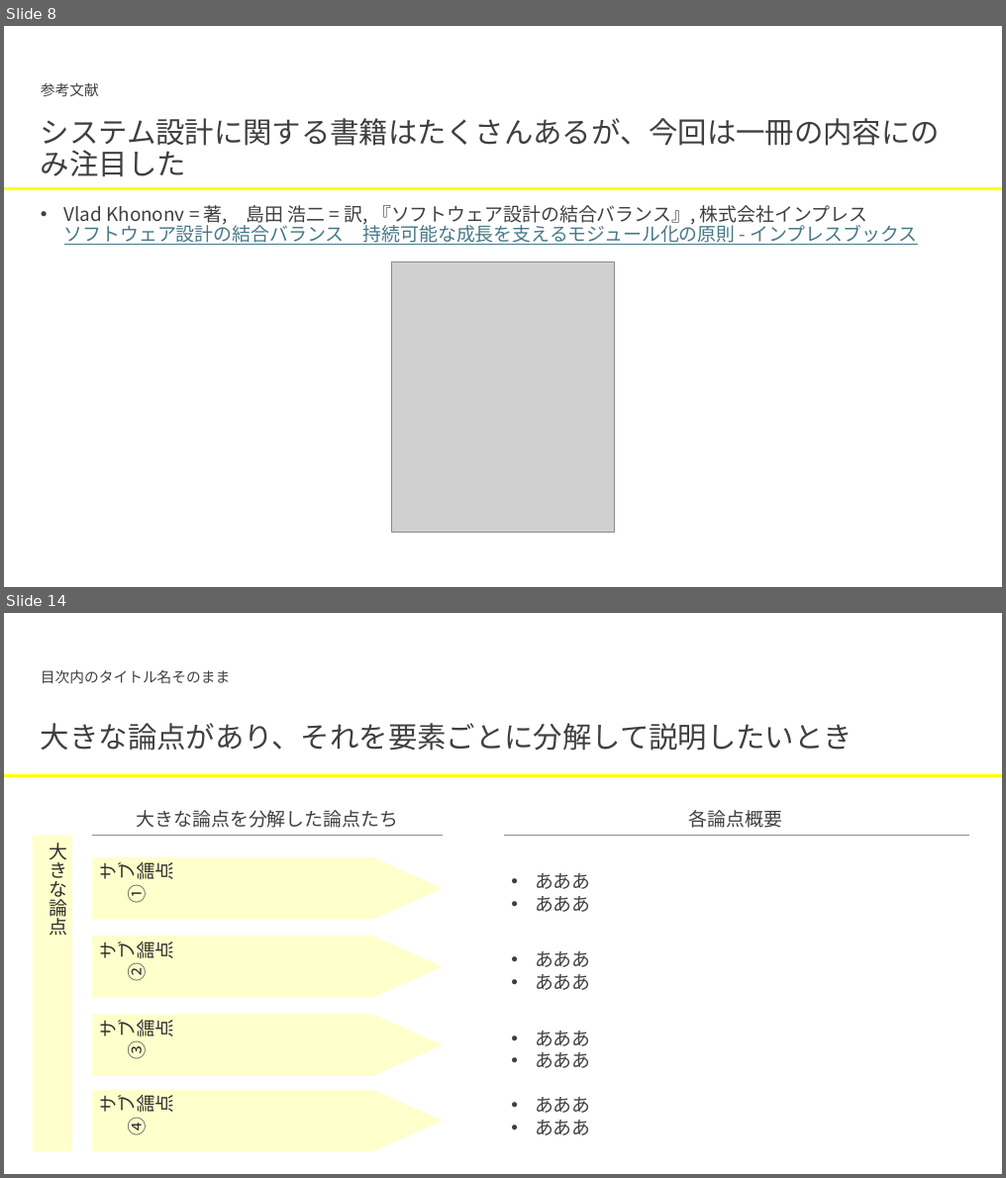
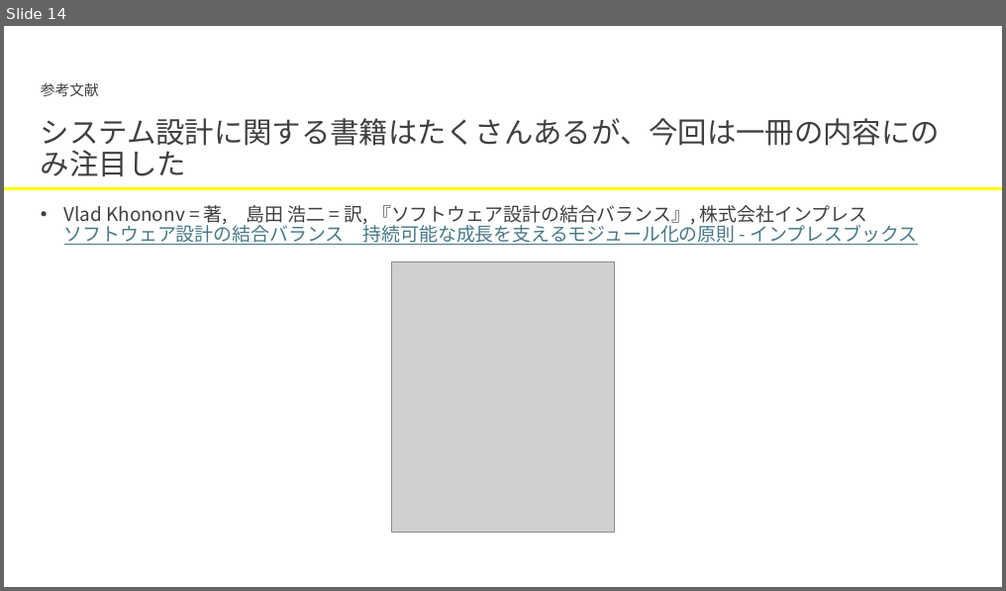
Before and after one commit to hiroki-pixel/tech_it_output_for_LT, a slide deck: Design/複雑性_5分類とそれぞれで可能な対処について.pptx. Shown one above the other, each under a label of ours: slides 8 and 14 before the commit, slide 14 after it; the slides between them are not shown. The pictures are 1006x1178 and 1006x591 pixels, drawn with LibreOffice and Linux fonts; fonts in the diff are those of the drawing; grey boxes stand for pictures. Boxes give left, top, right and bottom in pixels: in the first picture for what was removed or moved away, otherwise in the second. Text is boxed around its words. In the diff, an @@ line names an element or a change of style, - is before the commit and + after.

```diff
--- a/Design/複雑性_5分類とそれぞれで可能な対処について.pptx
+++ b/Design/複雑性_5分類とそれぞれで可能な対処について.pptx
@@ slide 14 removed at [4,613,1002,1174], background #FFFFFF @@
@@ text removed at [41,669,230,683] @@
-目次内のタイトル名そのまま
@@ text removed at [41,723,852,751] @@
-大きな論点があり、それを要素ごとに分解して説明したいとき
@@ line removed from (4, 776) to (1002, 776) @@
@@ text removed at [137,810,399,828] @@
-大きな論点を分解した論点たち
@@ text removed at [689,810,782,828] @@
-各論点概要
@@ rectangle removed at [33,836,72,1152] @@
-大きな論点
@@ line removed from (92, 836) to (443, 836) @@
@@ line removed from (504, 836) to (969, 836) @@
@@ flow chart offpage connector removed at [91,858,443,920] @@
-サブ論点
-①
@@ text removed at [535,873,591,912] @@
-• あああ
-• あああ
@@ flow chart offpage connector removed at [91,936,443,998] @@
-サブ論点
-②
@@ text removed at [535,952,591,990] @@
-• あああ
-• あああ
@@ flow chart offpage connector removed at [91,1014,443,1076] @@
-サブ論点
-③
@@ text removed at [535,1031,591,1068] @@
-• あああ
-• あああ
@@ flow chart offpage connector removed at [91,1090,443,1152] @@
-サブ論点
-④
@@ text removed at [535,1097,591,1136] @@
-• あああ
-• あああ
@@ what was slide 8 is now slide 14 @@
```
Also in this commit, not shown: 9 slides added, 19 other slides removed.
